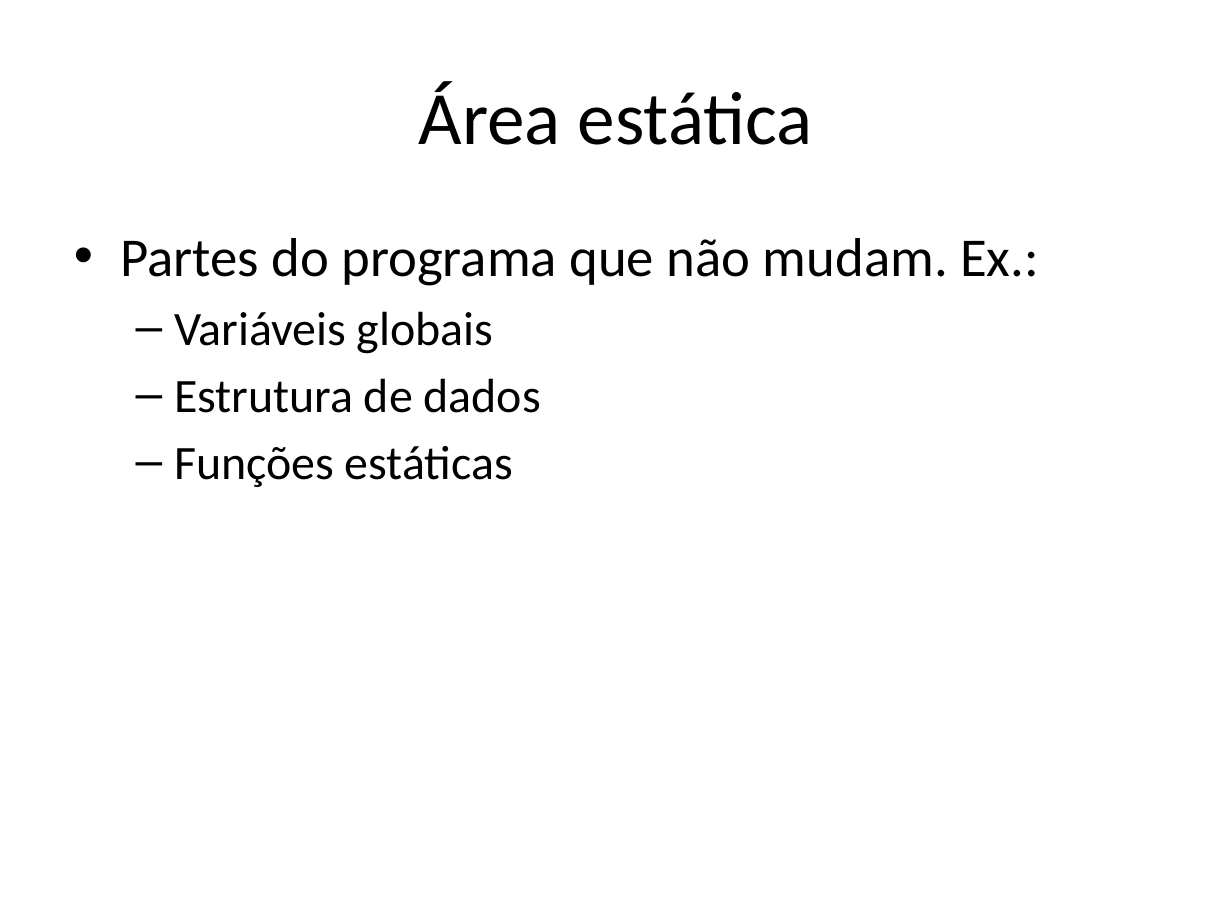
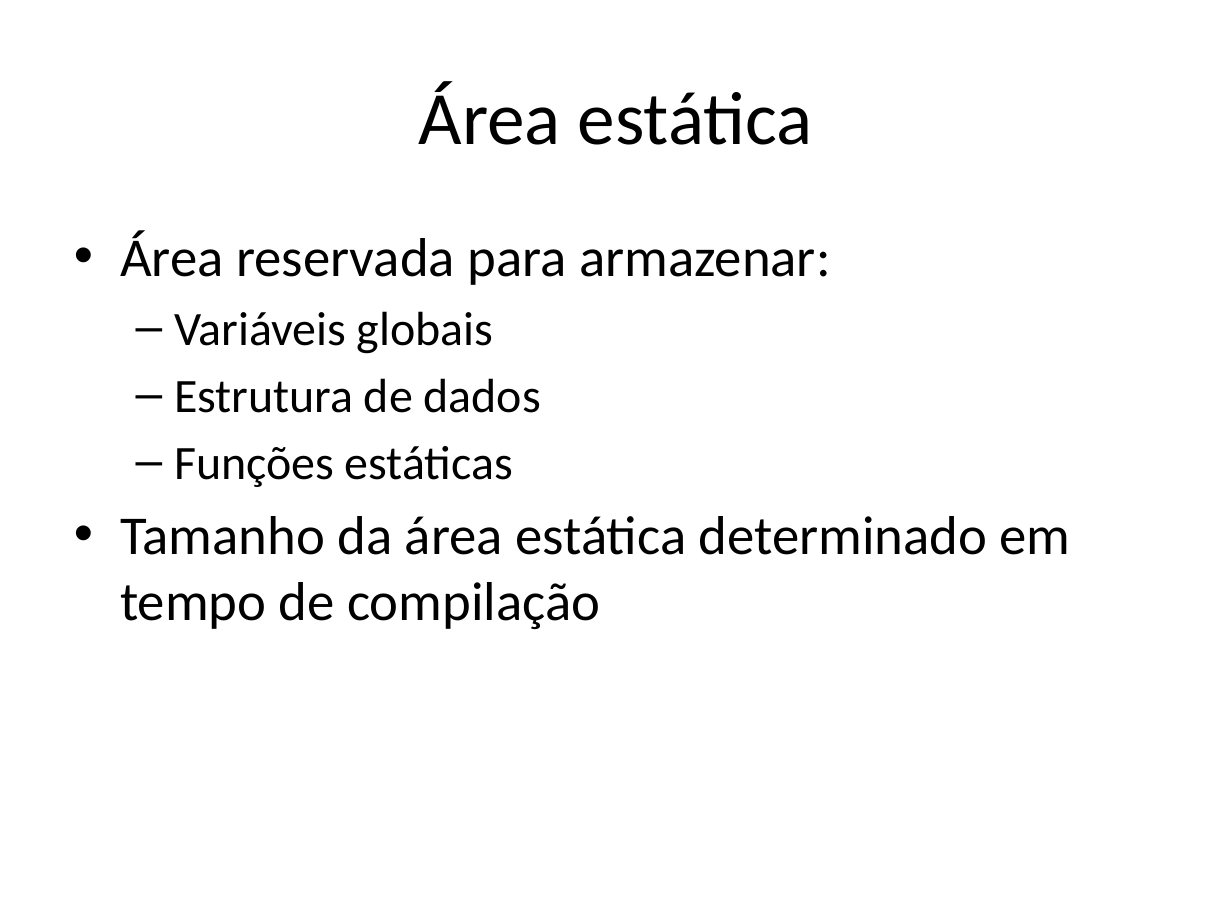
Before and after one commit to damorim/compilers-cin, a slide deck: slide 6 of slides-aulas/ambiente-exec-e-geracao-codigo.pptx (slide 9 before the commit). Drawn at 1232x924 pixels with LibreOffice and Linux fonts; fonts in the diff are those of the drawing. Boxes give left, top, right and bottom in pixels: in the first picture for what was removed or moved away, otherwise in the second. Text is boxed around its words. In the diff, an @@ line names an element or a change of style, - is before the commit and + after.

```diff
--- a/slides-aulas/ambiente-exec-e-geracao-codigo.pptx
+++ b/slides-aulas/ambiente-exec-e-geracao-codigo.pptx
@@ text at [120, 230, 831, 285]: text changed @@
-• Partes do programa que não mudam. Ex.:
+• Área reservada para armazenar:
@@ text at [120, 516, 1071, 629]: paragraph added @@
+• Tamanho da área estática determinado em tempo de compilação
```
Also in this commit, not shown: 3 other slides changed, 2 slides removed, 1 other file.
